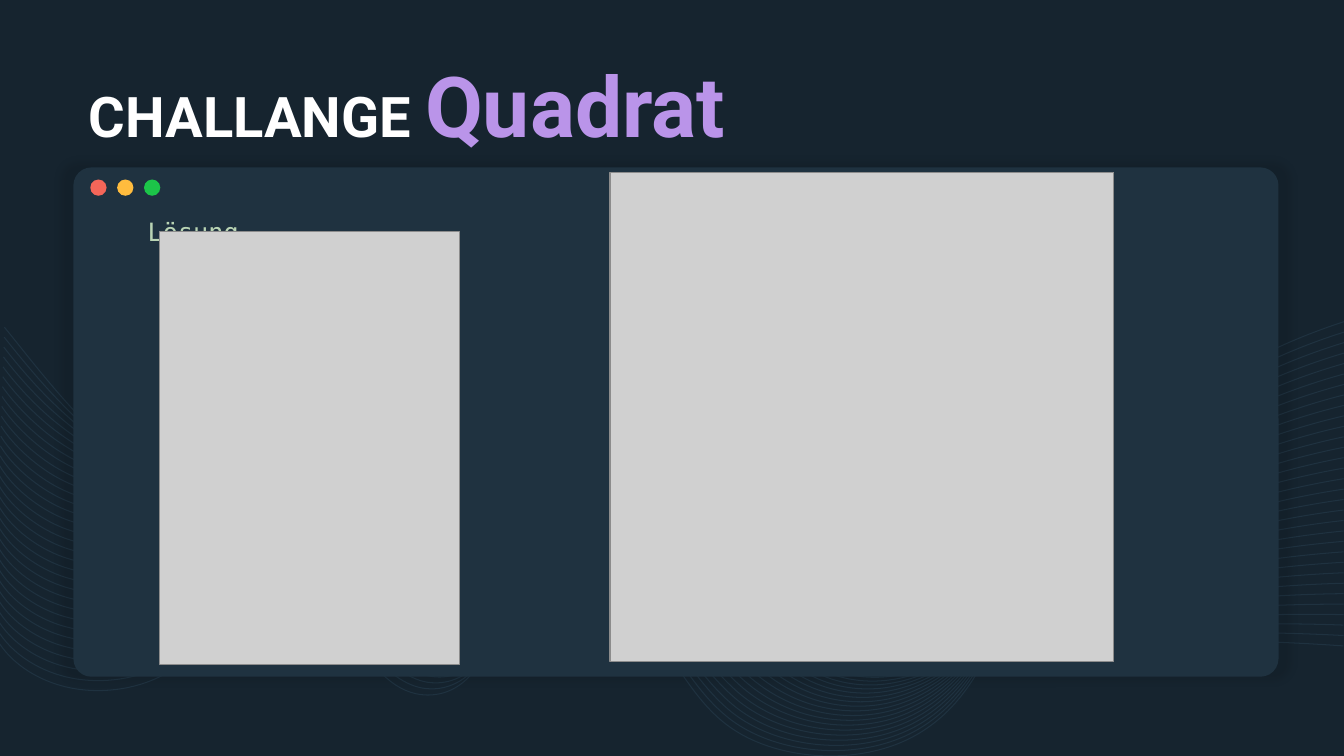
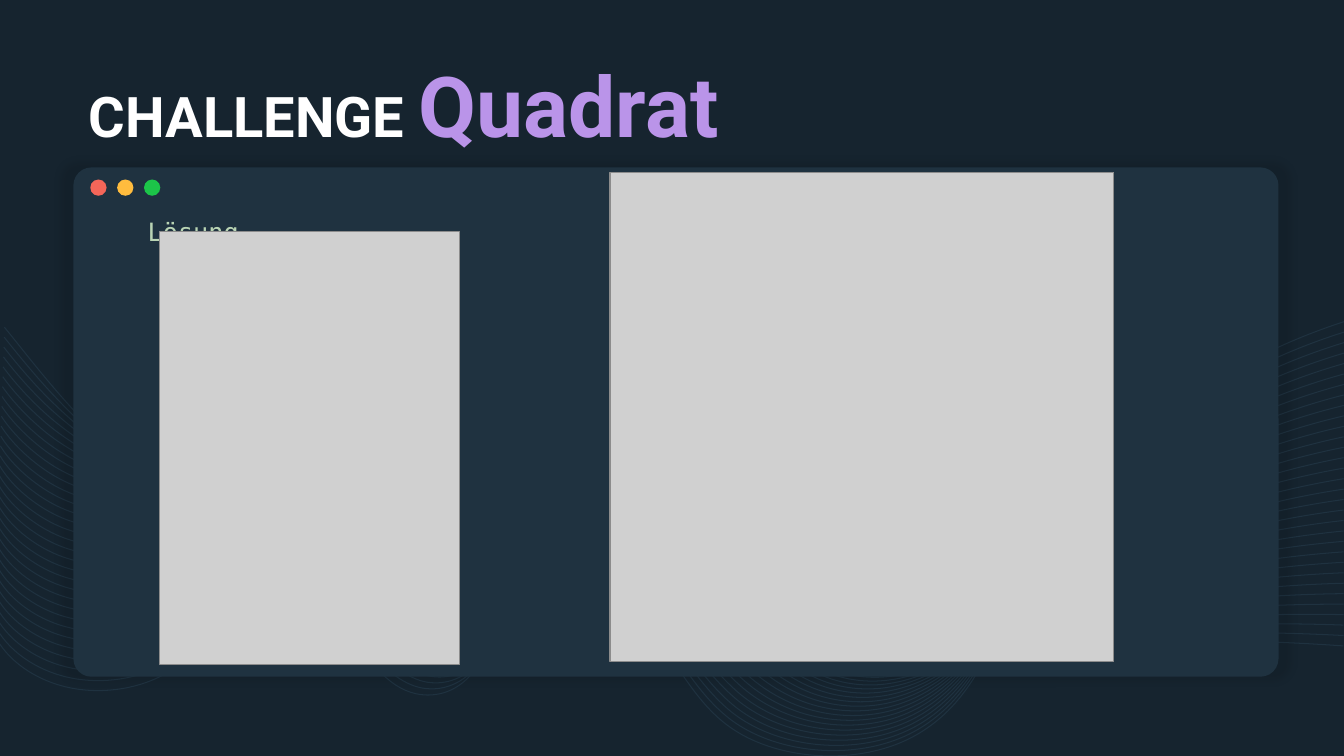
Before and after one commit to derech1e/python-beginner-course, a slide deck: slide 9 of 006/lesson_6.pptx. Drawn at 1344x756 pixels with LibreOffice and Linux fonts; fonts in the diff are those of the drawing; grey boxes stand for pictures. Boxes give left, top, right and bottom in pixels: in the first picture for what was removed or moved away, otherwise in the second. Text is boxed around its words. In the diff, an @@ line names an element or a change of style, - is before the commit and + after.

```diff
--- a/006/lesson_6.pptx
+++ b/006/lesson_6.pptx
@@ title at [89,74,718,148]: text changed @@
-CHALLANGE Quadrat
+CHALLENGE Quadrat
```
Also in this commit, not shown: 5 other slides changed, 2 other files.
